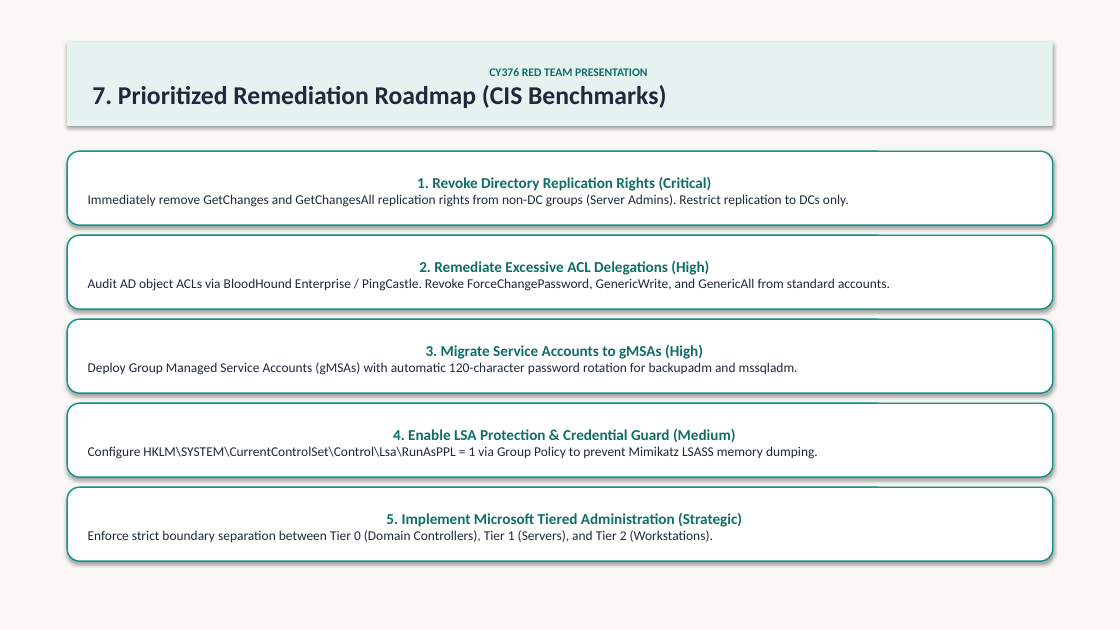
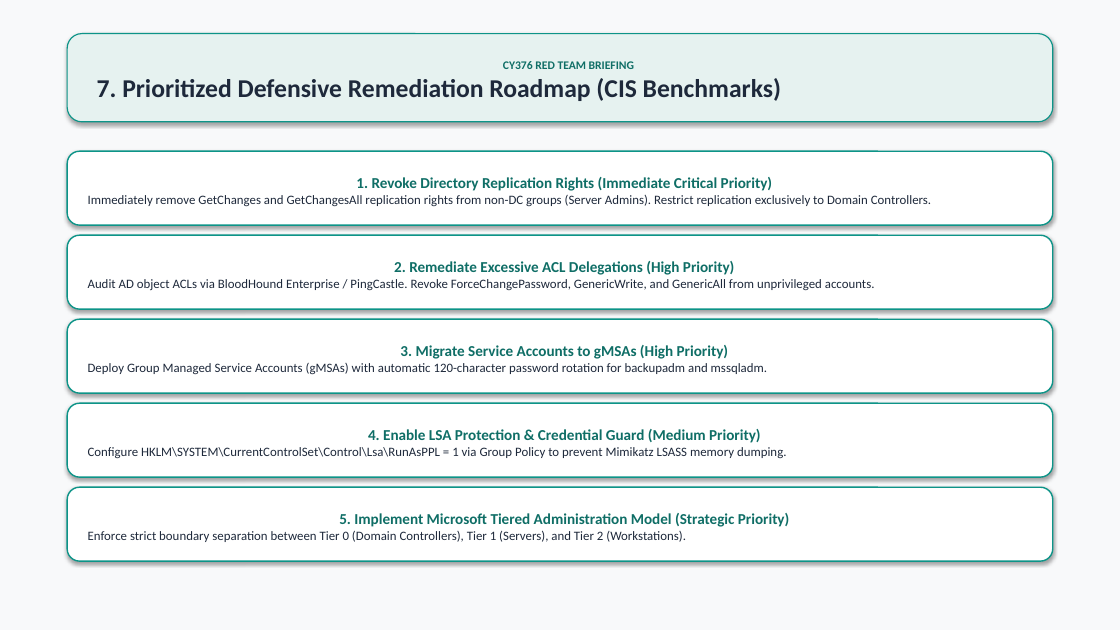
Before and after one commit to Mazonia/privilege-escalation-n-dom-compromise, a slide deck: slide 8 of docs/INLANEFREIGHT_AD_Compromise_Presentation.pptx. Drawn at 1120x630 pixels with LibreOffice and Linux fonts; fonts in the diff are those of the drawing. Boxes give left, top, right and bottom in pixels: in the first picture for what was removed or moved away, otherwise in the second. Text is boxed around its words. In the diff, an @@ line names an element or a change of style, - is before the commit and + after.

```diff
--- a/docs/INLANEFREIGHT_AD_Compromise_Presentation.pptx
+++ b/docs/INLANEFREIGHT_AD_Compromise_Presentation.pptx
@@ background #F9F8F5 to #F8F9FA @@
@@ rounded rectangle "CY376 RED TEAM BRIEFING": place and size @@
-rounded rectangle "CY376 RED TEAM BRIEFING" at [67,42,1053,126]
+rounded rectangle "CY376 RED TEAM BRIEFING" at [67,34,1053,122]
@@ rounded rectangle "CY376 RED TEAM BRIEFING" at [67,34,1053,122]: rectangle to rounded rectangle; outline none to #0D9488 1 pt @@
@@ text in rounded rectangle at [97,61,781,101]: text changed @@
-CY376 RED TEAM PRESENTATION
-7. Prioritized Remediation Roadmap (CIS Benchmarks)
+CY376 RED TEAM BRIEFING
+7. Prioritized Defensive Remediation Roadmap (CIS Benchmarks)
@@ text in rounded rectangle at [88,177,931,206]: text changed; size 11.5 to 11 pt @@
-1. Revoke Directory Replication Rights (Critical)
-Immediately remove GetChanges and GetChangesAll replication rights from non-DC groups (Server Admins). Restrict replication to DCs only.
+1. Revoke Directory Replication Rights (Immediate Critical Priority)
+Immediately remove GetChanges and GetChangesAll replication rights from non-DC groups (Server Admins). Restrict replication exclusively to Domain Controllers.
@@ text in rounded rectangle at [88,261,875,290]: text changed; size 11.5 to 11 pt @@
-2. Remediate Excessive ACL Delegations (High)
-Audit AD object ACLs via BloodHound Enterprise / PingCastle. Revoke ForceChangePassword, GenericWrite, and GenericAll from standard accounts.
+2. Remediate Excessive ACL Delegations (High Priority)
+Audit AD object ACLs via BloodHound Enterprise / PingCastle. Revoke ForceChangePassword, GenericWrite, and GenericAll from unprivileged accounts.
@@ text in rounded rectangle at [400,345,728,359]: text changed @@
-3. Migrate Service Accounts to gMSAs (High)
+3. Migrate Service Accounts to gMSAs (High Priority)
@@ text in rounded rectangle at [88,363,767,374]: size 11.5 to 11 pt in "Deploy Group Managed Service Accounts (gMSAs) with ..." @@
@@ text in rounded rectangle at [88,447,787,458]: size 11.5 to 11 pt in "Configure HKLM\SYSTEM\CurrentControlSet\Control\Lsa\RunAsPPL ..." @@
@@ text in rounded rectangle at [368,429,760,443]: text changed @@
-4. Enable LSA Protection & Credential Guard (Medium)
+4. Enable LSA Protection & Credential Guard (Medium Priority)
@@ text in rounded rectangle at [88,531,686,542]: size 11.5 to 11 pt in "Enforce strict boundary separation between Tier 0 ..." @@
@@ text in rounded rectangle at [339,513,789,527]: text changed @@
-5. Implement Microsoft Tiered Administration (Strategic)
+5. Implement Microsoft Tiered Administration Model (Strategic Priority)
```
Also in this commit, not shown: 8 other slides changed, 2 other files.
